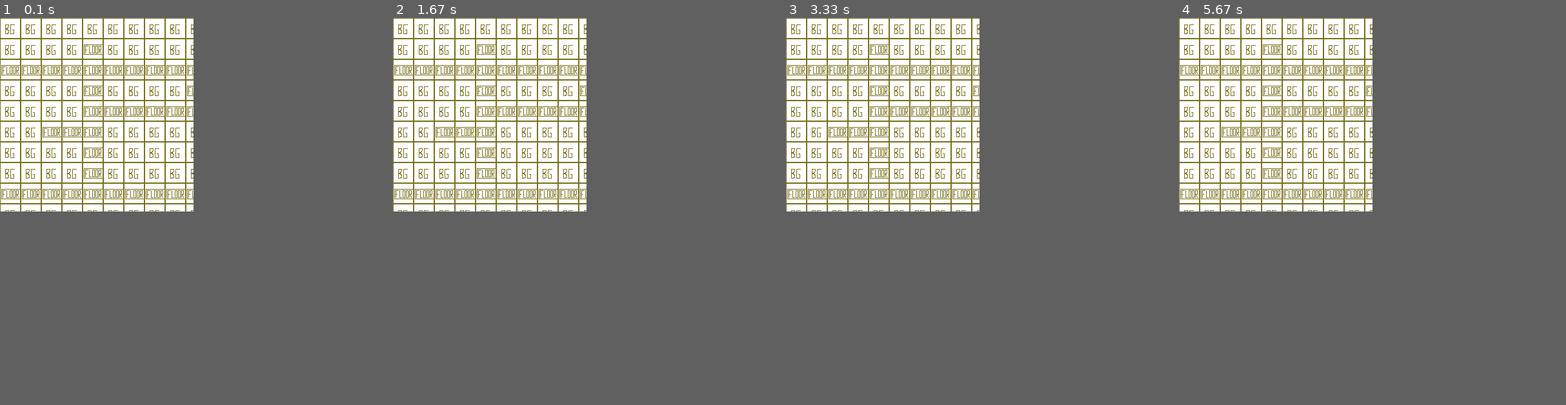
Above: before the commit, frames 1-4 (left to right).
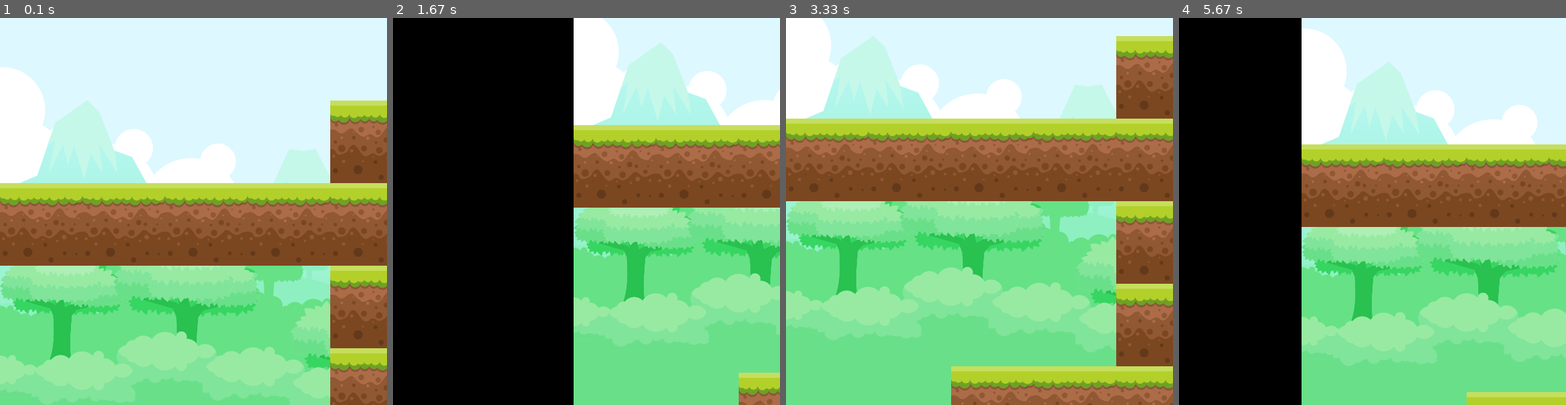
Above: after the commit, the same moments.

Repository: iceoffire/pygame
Game: pygame game, started from ninja plat/ninja.py
The game is run twice, just before and just after one commit, with the same random seed, the same clock (stepped at 60 frames per second) and the same inputs.
Inputs:
- Up to frame 1 (0.1 s): no input
- Up to frame 2 (1.67 s): hold D 0.33-0.8 s; hold W 0.83-1.13 s; hold D 1.17-1.63 s
- Up to frame 3 (3.33 s): hold A 1.67-2.2 s; hold S 2.23-2.53 s; hold A 2.57-2.97 s; hold W from 3 s (still down)
- Up to frame 4 (5.67 s): release W at 3.37 s; hold D 3.4-4.03 s; hold S 4.07-4.43 s; hold A 4.47-4.93 s; hold D 4.97-5.43 s; hold W from 5.47 s (still down)
In our replay, the window is 300x300 before the commit and 600x600 after it. These sizes can differ from the game's own. Grey fills any space a smaller window leaves; there, only what the larger window draws over its background counts as a difference.

The runs differ from the first frame. In frame 1, 79% of the frame differs, in the area x 0-100%, y 0-100%; in frame 2, 76%; in frame 3, 69%; in frame 4, 82%.

Commit message:
new files

Diff:
--- a/ninja plat/ninja.py
+++ b/ninja plat/ninja.py
@@ -15,17 +15,64 @@
 	return True
 
 def load_vars():
-	global screen_size, screen, game_object, folder, cam
+	global screen_size, screen, game_object, folder, cam, contador
 	folder = os.path.dirname(os.path.realpath(__file__))
-	screen_size = (300, 300)
+	screen_size = (600, 600)
 	screen = pygame.display.set_mode(screen_size)
-	game_object = {
-		"player" : [],
-		"bg"	 : [],
-		"enemy"  : [],
-		"HUD"    : []
+	contador = 0
+	game_object = {'bg' : [Sprite(0, 0, "/assets/img/tiles/bg.png")],
+		'HUD'   : [],
+		'tiles' : [],
+		'enemy' : [],
+		'player': [],
+
 	}
+	print(game_object)
 	cam = Camera(-screen_size[0]/2, -screen_size[1]/2)
+
+def update():
+	k = pygame.key.get_pressed()
+	if k[K_d]:
+		cam.x += 5
+	elif k[K_a]:
+		cam.x -= 5
+	if k[K_s]:
+		cam.y += 5
+	elif k[K_w]:
+		cam.y -= 5
+	pass
+
+def draw():
+	screen.fill((0, 0, 0))
+	camera()
+	pygame.display.flip()
+	fps(60)
+	pass
+
+def fps(frames):
+	pygame.time.Clock().tick(frames)
+
+def camera():
+	global contador
+	x = cam.x
+
+	y = cam.y
+	image_teste = game_object['tiles'][0].img
+	for name in game_object:
+		if contador < 5:
+			print(name)
+			contador +=1
+		for gO in game_object[name]:
+			temp_img = gO.img #pygame.transform.scale(gO.img, (160,160))
+			screen.blit(temp_img, (gO.x+x, gO.y+y))
+#			screen.blit(image_teste, (gO.x+x, gO.y+y))
+
+def check_exit():
+	k = pygame.key.get_pressed()
+	for e in pygame.event.get():
+		if e.type==QUIT or k[K_ESCAPE]:
+			return False
+	return True
 
 def load_map(map):
 	path = "/assets/img/map/map" + str(map) + ".png"
@@ -35,38 +82,17 @@
 	for linha in range(height):
 		for coluna in range(width):
 			color = img.get_at((linha, coluna))
-			load_object(str(color), linha*32, coluna*32)
+			load_object(str(color), linha*128, coluna*128)
 	pass
 
 def load_object(color, x, y):
 	objects = {
-		'(0, 0, 0, 255)'       : ['bg','/assets/img/tiles/floor.png'], #black
-		'(255, 255, 255, 255)' : ['bg','/assets/img/tiles/bg.png'], #white
+		'(0, 0, 0, 255)'       : ['tiles','/assets/img/tiles/floor.png'], #black
 	}
 	if color in objects:
 		game_object[objects[color][0]].append(Sprite(x, y, objects[color][1]))
 
-def update():
-	pass
-
-def draw():
-	screen.fill((0, 0, 0))
-	camera()
-	pygame.display.flip()
-	pass
-
-def camera():
-	for name in game_object:
-		for gO in game_object[name]:
-			screen.blit(gO.img, (gO.x, gO.y))
-
-def check_exit():
-	k = pygame.key.get_pressed()
-	for e in pygame.event.get():
-		if e.type==QUIT or k[K_ESCAPE]:
-			return False
-	return True
-
+#Classes
 class Sprite():
 	def __init__(self, x, y, path, scale=1, width=None, height=None):
 		self.x = x
Binary file changed: ninja plat/assets/img/map/map1.png
Binary file added: ninja plat/assets/img/tiles/1.png
Binary file added: ninja plat/assets/img/tiles/10.png
Binary file added: ninja plat/assets/img/tiles/11.png
Binary file added: ninja plat/assets/img/tiles/12.png
Binary file added: ninja plat/assets/img/tiles/13.png
Binary file added: ninja plat/assets/img/tiles/14.png
Binary file added: ninja plat/assets/img/tiles/15.png
Binary file added: ninja plat/assets/img/tiles/16.png
Binary file added: ninja plat/assets/img/tiles/17.png
Binary file added: ninja plat/assets/img/tiles/18.png
Binary file added: ninja plat/assets/img/tiles/3.png
(and 22 more such lines)
